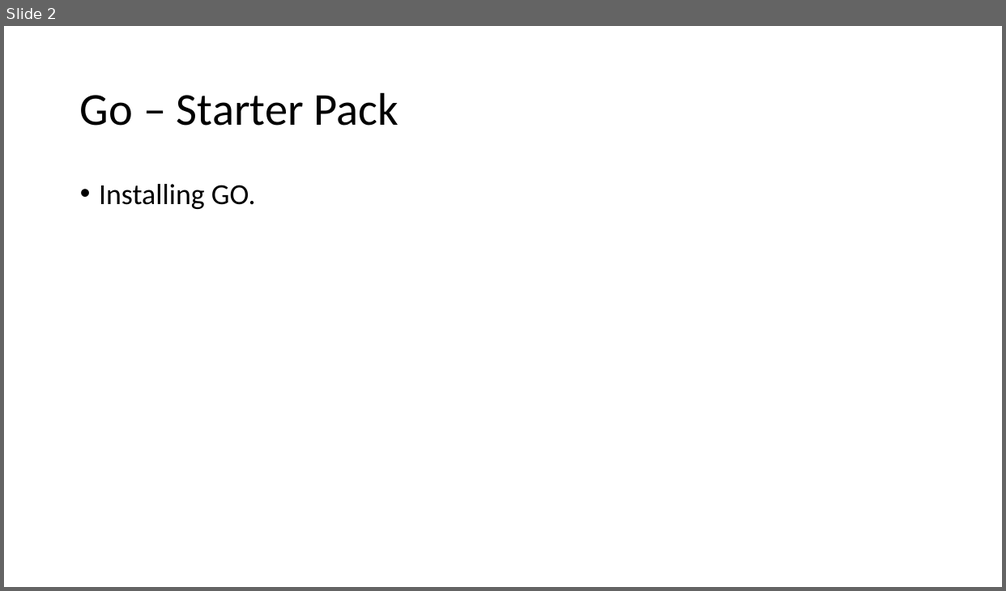
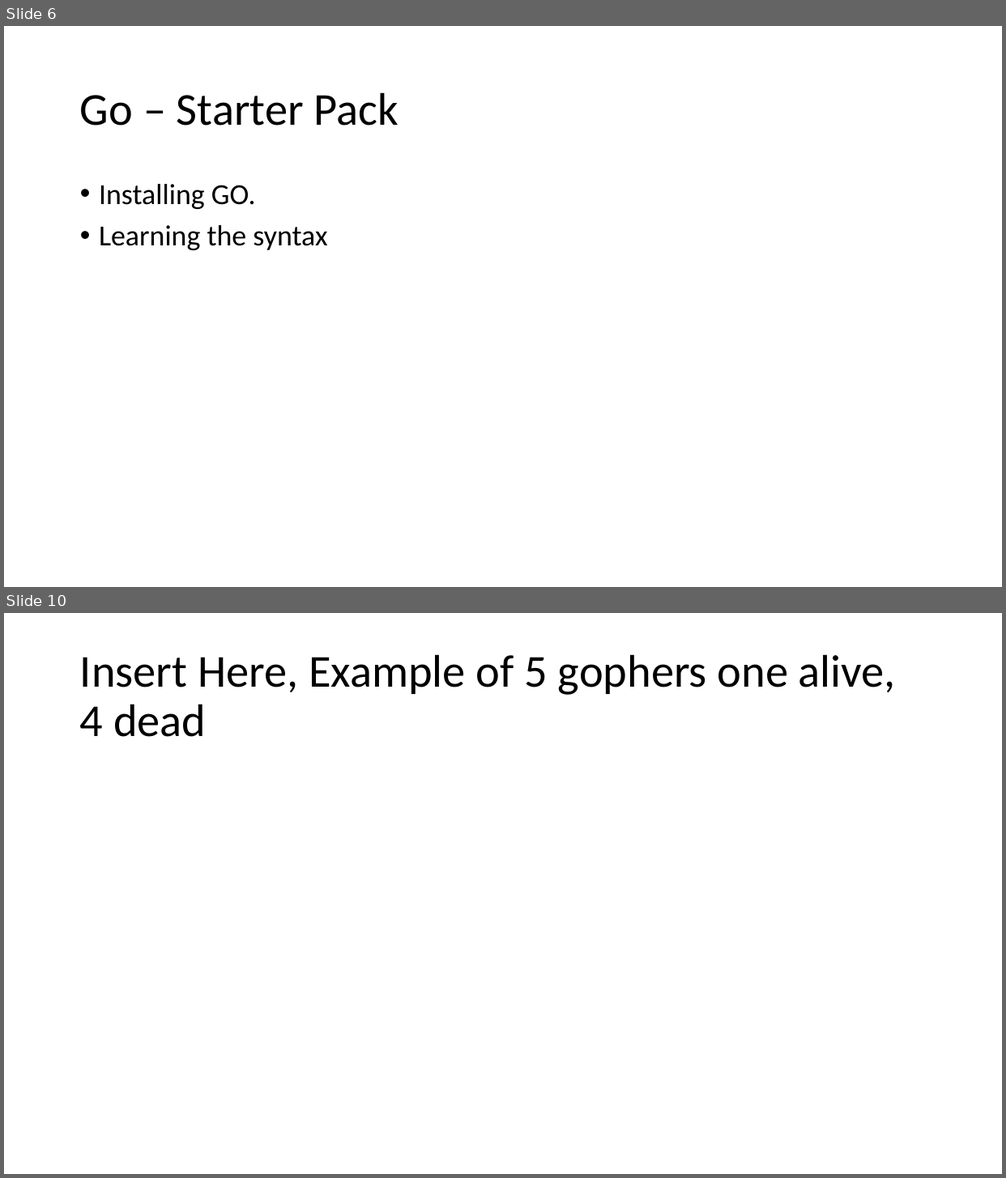
Before and after one commit to jaminologist/GopherLife, a slide deck: GopherLife.pptx. Shown one above the other, each under a label of ours: slide 2 before the commit, slides 6 and 10 after it; the slides between them are not shown. The pictures are 1006x591 and 1006x1178 pixels, drawn with LibreOffice and Linux fonts; fonts in the diff are those of the drawing. Boxes give left, top, right and bottom in pixels: in the first picture for what was removed or moved away, otherwise in the second. Text is boxed around its words. In the diff, an @@ line names an element or a change of style, - is before the commit and + after.

```diff
--- a/GopherLife.pptx
+++ b/GopherLife.pptx
@@ slide 10 added at (4, 613, 1002, 1174), background #FFFFFF @@
@@ title added at (80, 654, 896, 737), 44 pt, text #000000 @@
+Insert Here, Example of 5 gophers one alive, 4 dead
@@ what was slide 2 is now slide 6 @@
@@ slide 6 changed as well @@
@@ text at (99, 225, 327, 250): paragraph added @@
+• Learning the syntax
```
Also in this commit, not shown: 1 other slide changed, 9 other slides added.
